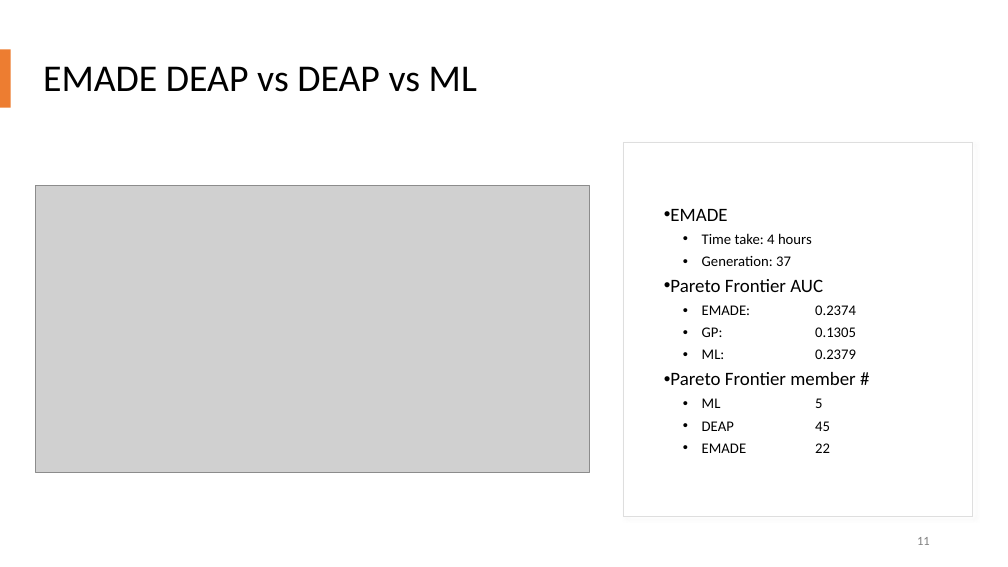
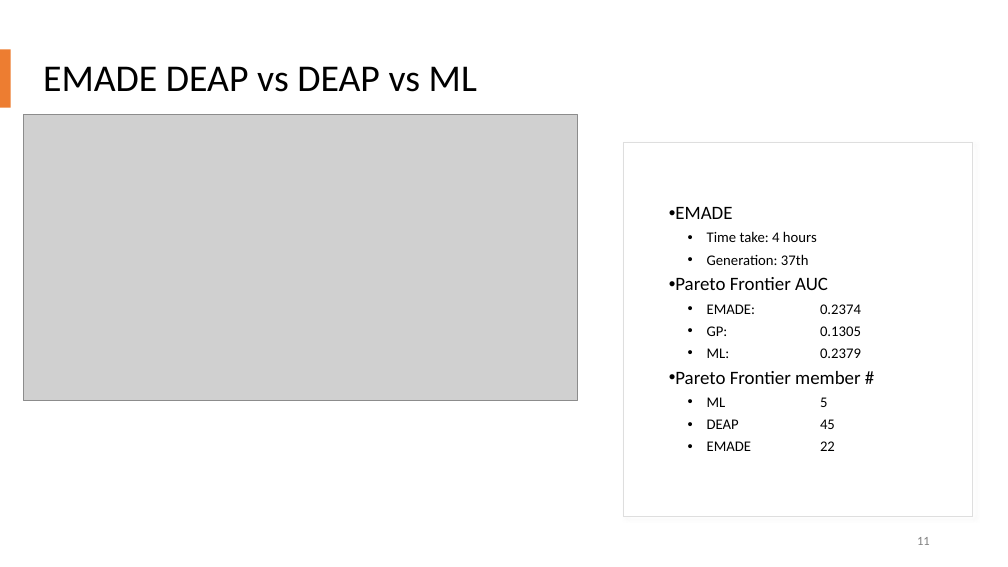
Before and after one commit to hzhaoc/AAD, a slide deck: slide 11 of results/Titanic EMADE GP Team 5 .pptx. Drawn at 1008x567 pixels with LibreOffice and Linux fonts; fonts in the diff are those of the drawing; grey boxes stand for pictures. Boxes give left, top, right and bottom in pixels: in the first picture for what was removed or moved away, otherwise in the second. Text is boxed around its words. In the diff, an @@ line names an element or a change of style, - is before the commit and + after.

```diff
--- a/results/Titanic EMADE GP Team 5 .pptx
+++ b/results/Titanic EMADE GP Team 5 .pptx
@@ picture: place and size @@
-picture at <box>36,185,590,472</box>
+picture at <box>23,114,578,401</box>
@@ subtitle at <box>707,254,809,265</box>: text changed @@
-  • Generation: 37
+  • Generation: 37th
```
Also in this commit, not shown: 1 other slide changed, 1 other file.
